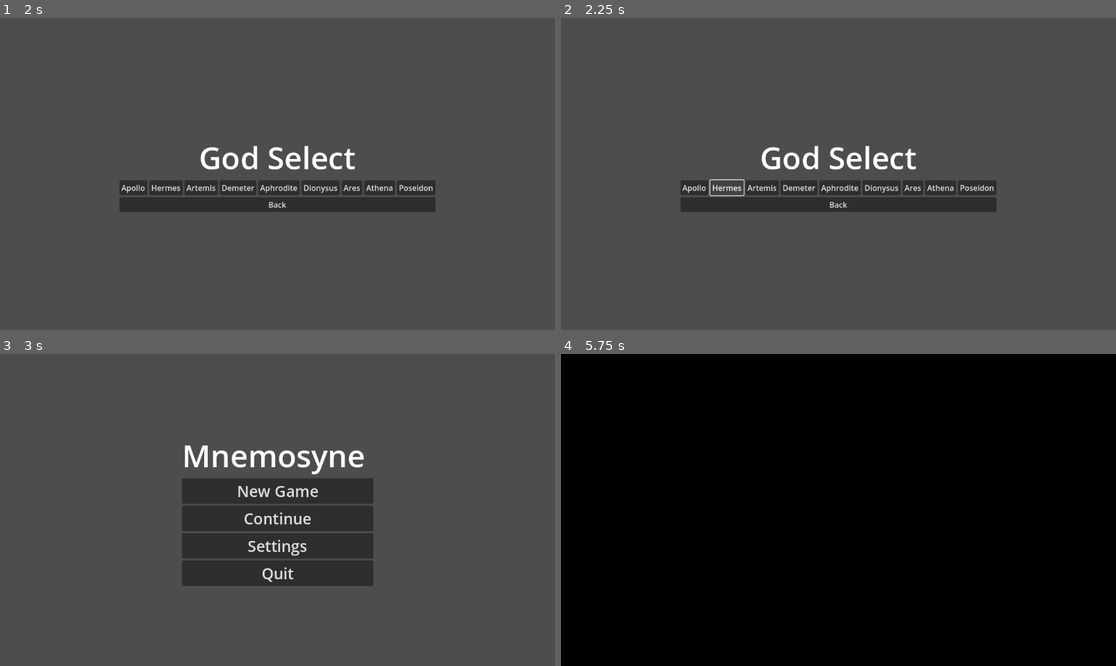
Above: before the commit, frames 1-4 (two rows, left to right).
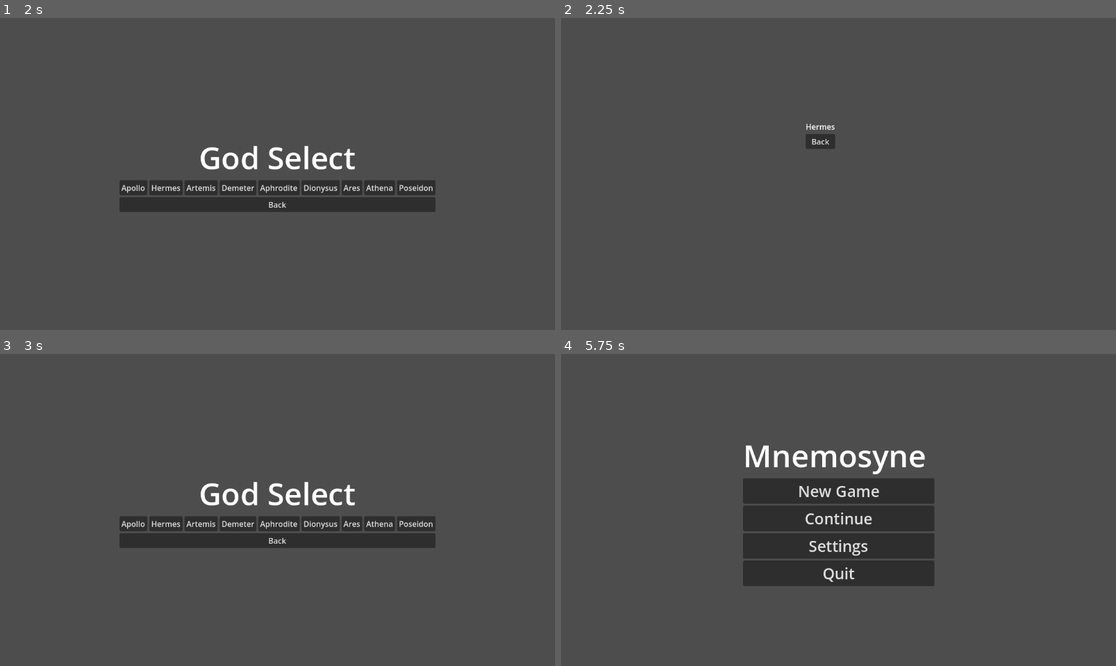
Above: after the commit, the same moments.

Repository: leslieharding/Mnemosyne
Game: Godot game, scene res://Scenes/MainMenu.tscn
The game is run twice, just before and just after one commit, with the same random seed, the same clock (stepped at 60 frames per second) and the same inputs. The project has no main scene, so this scene is started directly.
Inputs (mouse positions are in pixels of both pictures, inside the frame that each line leads up to):
- Up to frame 1 (2 s): click "New Game" at 0.5 s; click "New Game" at 1.25 s
- Up to frame 2 (2.25 s): click "Hermes" at 2 s
- Up to frame 3 (3 s): click "Back" at 2.75 s
- Up to frame 4 (5.75 s): click (760, 522) at 3.5 s, where only the run after the commit has a clickable "Artemis"; click (821, 478) at 4.25 s, where only the run after the commit has a clickable "Back"; click (838, 541) at 5 s, where only the run after the commit has a clickable "Back"

Frame 1 is identical in both runs. In frame 2, 5.9% of the frame differs, in the area x 21-79%, y 33-63%; in frame 3, 11%; in frame 4, 100%, in the area x 0-100%, y 0-100%.

Commit message:
hermes artemis navigation

Diff:
--- /dev/null
+++ b/Scenes/Artemis.tscn
@@ -0,0 +1,29 @@
+[gd_scene load_steps=2 format=3 uid="uid://7j18kdk8kkcw"]
+
+[ext_resource type="Script" uid="uid://bewnkj8rlflex" path="res://Scripts/artemis.gd" id="1_e5tj5"]
+
+[node name="Artemis" type="Node2D"]
+script = ExtResource("1_e5tj5")
+
+[node name="VBoxContainer" type="VBoxContainer" parent="."]
+anchors_preset = 8
+anchor_left = 0.5
+anchor_top = 0.5
+anchor_right = 0.5
+anchor_bottom = 0.5
+offset_left = 513.0
+offset_top = 228.0
+offset_right = 563.0
+offset_bottom = 257.0
+grow_horizontal = 2
+grow_vertical = 2
+
+[node name="Label" type="Label" parent="VBoxContainer"]
+layout_mode = 2
+text = "Artemis"
+
+[node name="Button" type="Button" parent="VBoxContainer"]
+layout_mode = 2
+text = "Back"
+
+[connection signal="pressed" from="VBoxContainer/Button" to="." method="_on_button_pressed"]
--- a/Scenes/GameModeSelect.tscn
+++ b/Scenes/GameModeSelect.tscn
@@ -83,4 +83,6 @@
 text = "Back"
 
 [connection signal="pressed" from="VBoxContainer/HBoxContainer/ApolloButton" to="." method="_on_apollo_button_pressed"]
+[connection signal="pressed" from="VBoxContainer/HBoxContainer/HermesButton" to="." method="_on_hermes_button_pressed"]
+[connection signal="pressed" from="VBoxContainer/HBoxContainer/ArtemisButton" to="." method="_on_artemis_button_pressed"]
 [connection signal="pressed" from="VBoxContainer/Button" to="." method="_on_button_pressed"]
--- /dev/null
+++ b/Scenes/Hermes.tscn
@@ -0,0 +1,29 @@
+[gd_scene load_steps=2 format=3 uid="uid://cs45lvta6vupj"]
+
+[ext_resource type="Script" uid="uid://tvch8qtics7i" path="res://Scripts/hermes.gd" id="1_qk357"]
+
+[node name="Hermes" type="Node2D"]
+script = ExtResource("1_qk357")
+
+[node name="VBoxContainer" type="VBoxContainer" parent="."]
+anchors_preset = 8
+anchor_left = 0.5
+anchor_top = 0.5
+anchor_right = 0.5
+anchor_bottom = 0.5
+offset_left = 513.0
+offset_top = 228.0
+offset_right = 563.0
+offset_bottom = 257.0
+grow_horizontal = 2
+grow_vertical = 2
+
+[node name="Label" type="Label" parent="VBoxContainer"]
+layout_mode = 2
+text = "Hermes"
+
+[node name="Button" type="Button" parent="VBoxContainer"]
+layout_mode = 2
+text = "Back"
+
+[connection signal="pressed" from="VBoxContainer/Button" to="." method="_on_button_pressed"]
--- /dev/null
+++ b/Scripts/artemis.gd
@@ -0,0 +1,5 @@
+extends Node2D
+
+
+func _on_button_pressed() -> void:
+	get_tree().change_scene_to_file("res://Scenes/GameModeSelect.tscn")
--- a/Scripts/game_mode_select.gd
+++ b/Scripts/game_mode_select.gd
@@ -7,3 +7,11 @@
 
 func _on_button_pressed() -> void:
 	get_tree().change_scene_to_file("res://Scenes/MainMenu.tscn")
+
+
+func _on_hermes_button_pressed() -> void:
+	get_tree().change_scene_to_file("res://Scenes/Hermes.tscn")
+
+
+func _on_artemis_button_pressed() -> void:
+	get_tree().change_scene_to_file("res://Scenes/Artemis.tscn")
--- /dev/null
+++ b/Scripts/hermes.gd
@@ -0,0 +1,5 @@
+extends Node2D
+
+
+func _on_button_pressed() -> void:
+	get_tree().change_scene_to_file("res://Scenes/GameModeSelect.tscn")
Not shown, added: Scripts/artemis.gd.uid
Not shown, added: Scripts/hermes.gd.uid
